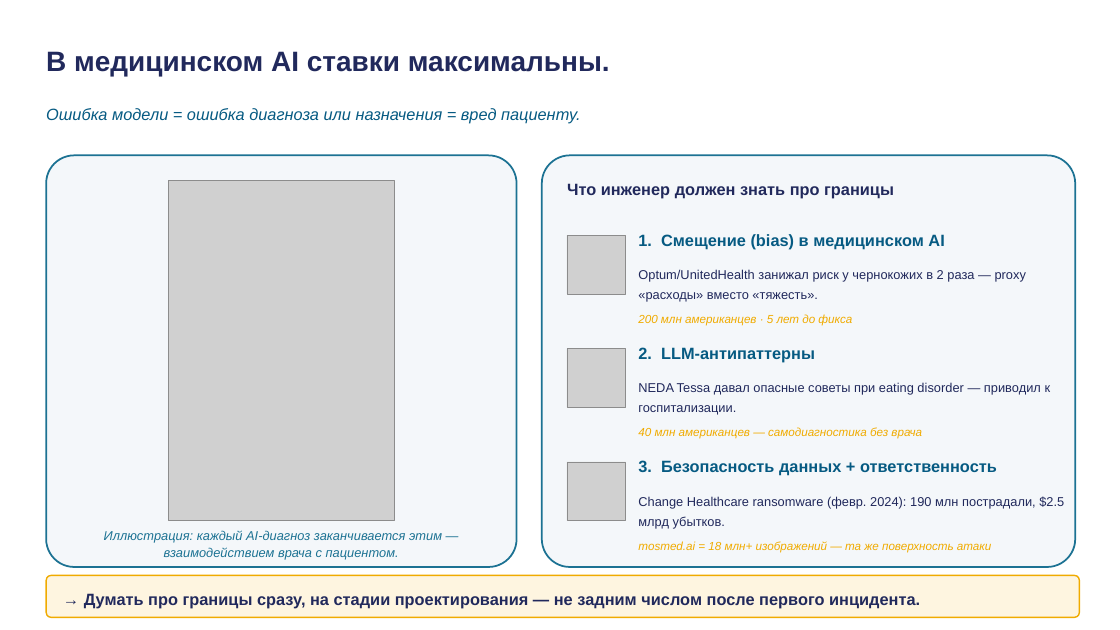
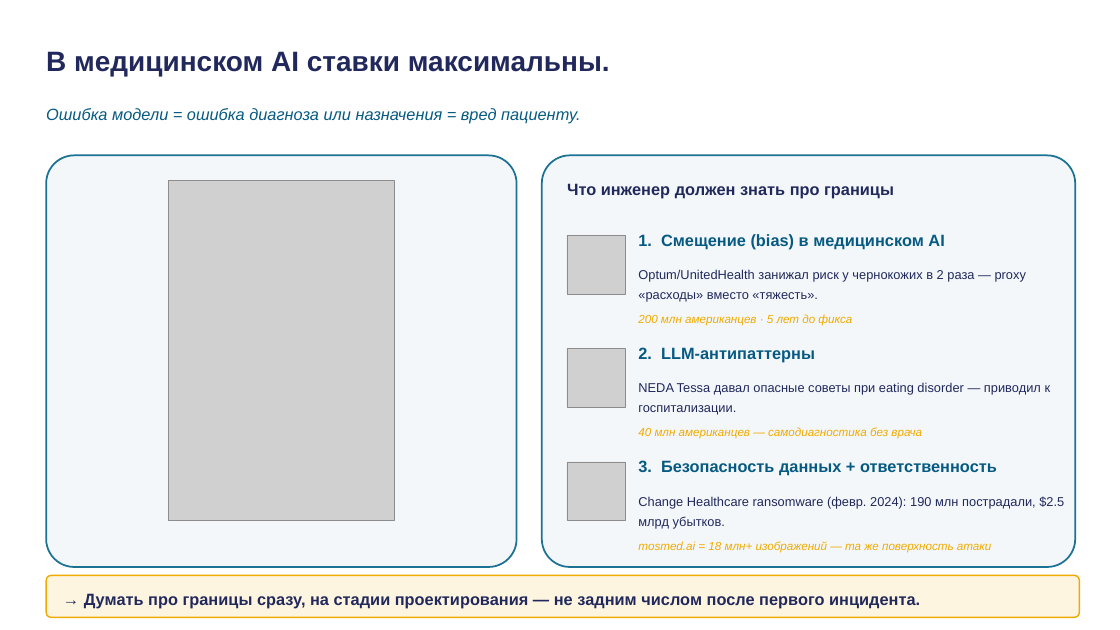
Before and after one commit to tellina-study/AI-usage-lessons, a slide deck: slide 25 of library/lectures/lec-04/rendered/lec-04.pptx. Drawn at 1120x630 pixels with LibreOffice and Linux fonts; fonts in the diff are those of the drawing; grey boxes stand for pictures. Boxes give left, top, right and bottom in pixels: in the first picture for what was removed or moved away, otherwise in the second. Text is boxed around its words. In the diff, an @@ line names an element or a change of style, - is before the commit and + after.

```diff
--- a/library/lectures/lec-04/rendered/lec-04.pptx
+++ b/library/lectures/lec-04/rendered/lec-04.pptx
@@ text removed at (104,530,442,560) @@
-Иллюстрация: каждый AI-диагноз заканчивается этим — взаимодействием врача с пациентом.
```
Also in this commit, not shown: 5 other slides changed, 8 other files.
